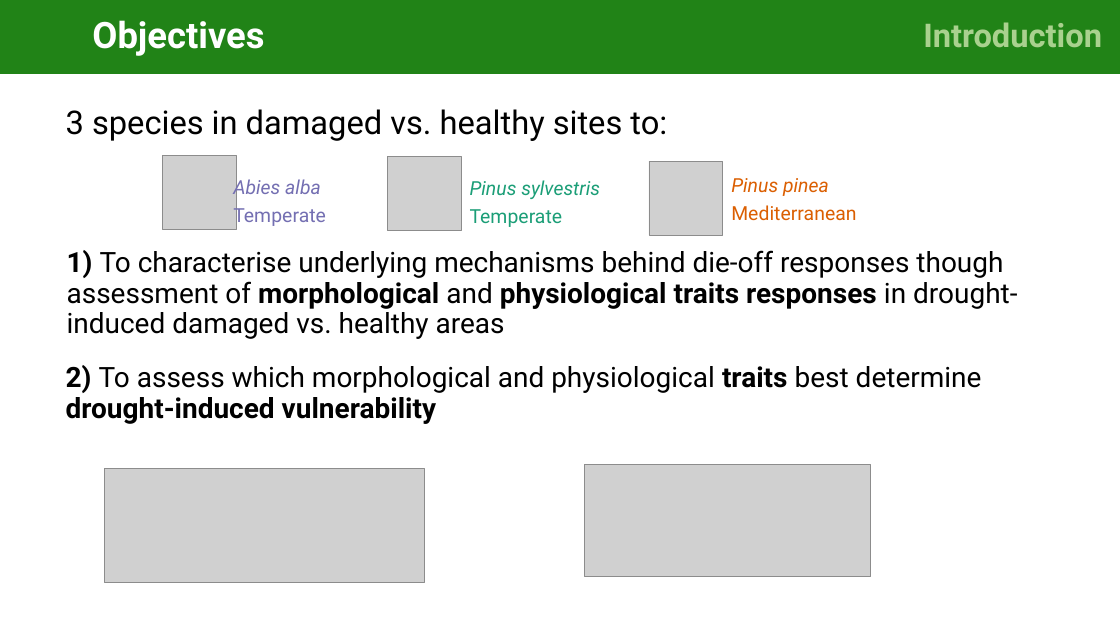
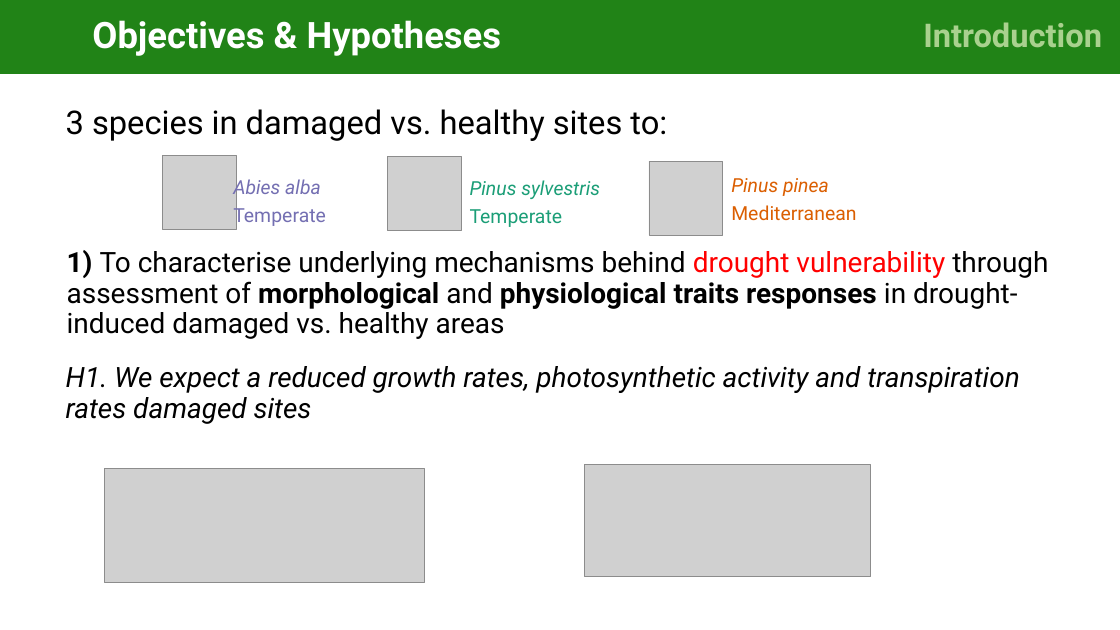
Before and after one commit to cris-fernandez/Tesis_Individuo, a slide deck: slide 5 of 06_ppts/exploratory_analysis_figures_v2-CFB.pptx. Drawn at 1120x630 pixels with LibreOffice and Linux fonts; fonts in the diff are those of the drawing; grey boxes stand for pictures. Boxes give left, top, right and bottom in pixels: in the first picture for what was removed or moved away, otherwise in the second. Text is boxed around its words. In the diff, an @@ line names an element or a change of style, - is before the commit and + after.

```diff
--- a/06_ppts/exploratory_analysis_figures_v2-CFB.pptx
+++ b/06_ppts/exploratory_analysis_figures_v2-CFB.pptx
@@ text in rectangle at [92, 20, 501, 56]: text changed @@
-Objectives
+Objectives & Hypotheses
@@ text at [67, 250, 1048, 339]: text changed @@
-1) To characterise underlying mechanisms behind die-off responses though assessment of morphological and physiological traits responses in drought-induced damaged vs. healthy areas
+1) To characterise underlying mechanisms behind drought vulnerability through assessment of morphological and physiological traits responses in drought-induced damaged vs. healthy areas
@@ text at [66, 366, 1019, 424]: text changed; italic on @@
-2) To assess which morphological and physiological traits best determine drought-induced vulnerability
+H1. We expect a reduced growth rates, photosynthetic activity and transpiration rates damaged sites
```
Also in this commit, not shown: 4 other slides changed, 6 slides added, 2 slides removed.
